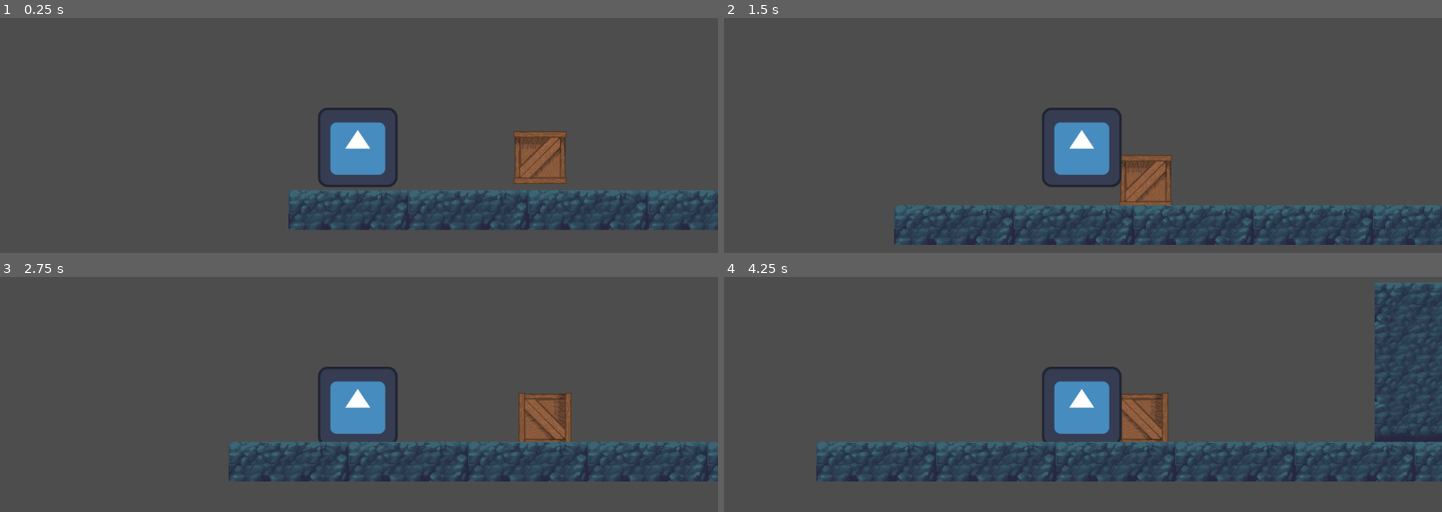
Above: before the commit, frames 1-4 (two rows, left to right).
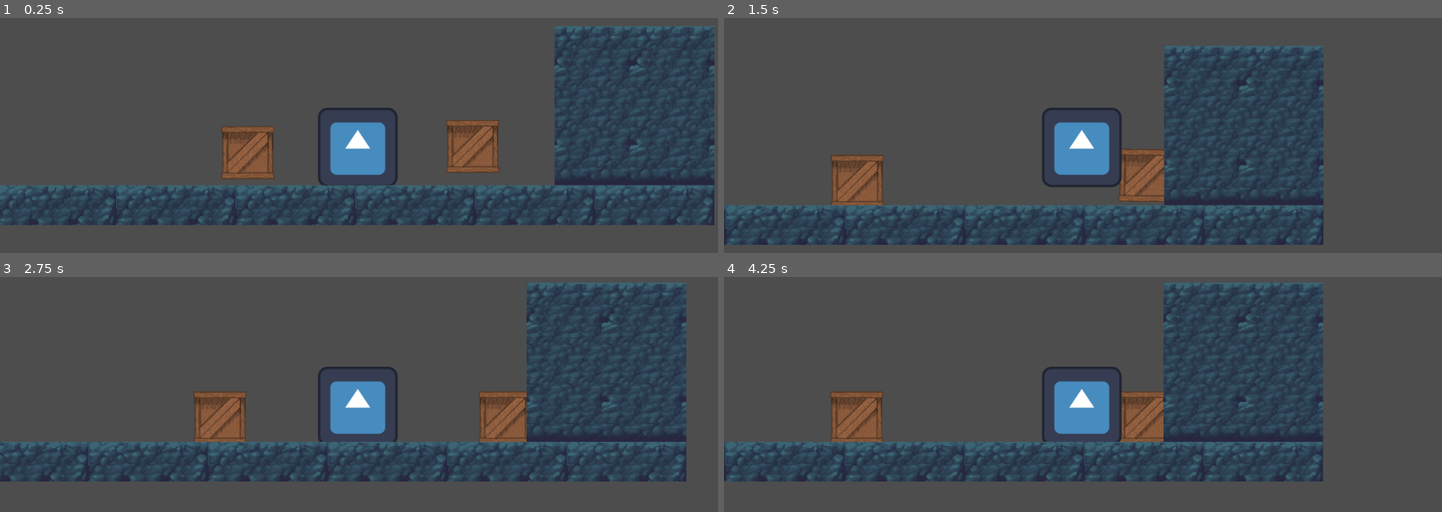
Above: after the commit, the same moments.

Repository: maxiking445/BJS-2025
Game: Godot game, scene res://World.tscn
Same seed, same stepped clock (60 frames per second), same inputs: the game is played once before the commit and once after it. The engine's default icon, where the game draws it, is replaced by a stand-in: a white triangle on a blue panel in a dark square.
Inputs:
- Up to frame 1 (0.25 s): no input
- Up to frame 2 (1.5 s): hold D (RIGHT) from 0.53 s (still down); tap Ctrl (PULL, bound only after the commit) at 0.6, 1.35 s; tap Space (JUMP) at 0.77 s
- Up to frame 3 (2.75 s): tap Space (JUMP) at 1.52 s; release D (RIGHT) at 2.03 s; hold A (LEFT) from 2.03 s (still down); tap Ctrl (PULL, bound only after the commit) at 2.1 s
- Up to frame 4 (4.25 s): release A (LEFT) at 2.78 s; hold D (RIGHT) from 2.78 s (still down); tap Ctrl (PULL, bound only after the commit) at 2.85, 3.6 s; tap Space (JUMP) at 3.02, 3.77 s

The runs differ from the first frame. In frame 1, 30% of the frame differs, in the area x 0-100%, y 3-91%; in frame 2, 25%; in frame 3, 25%; in frame 4, 29%.

Commit message:
add pull ability

Diff:
--- a/bjs-2025/World.tscn
+++ b/bjs-2025/World.tscn
@@ -7,6 +7,7 @@
 [sub_resource type="TileSetAtlasSource" id="TileSetAtlasSource_c6gwx"]
 texture = ExtResource("1_c6gwx")
 texture_region_size = Vector2i(64, 64)
+use_texture_padding = false
 0:0/0 = 0
 0:0/0/physics_layer_0/polygon_0/points = PackedVector2Array(-32, -32, 32, -32, 32, 32, -32, 32)
 1:0/0 = 0
@@ -104,7 +105,8 @@
 
 [sub_resource type="TileSet" id="TileSet_2dftf"]
 tile_size = Vector2i(64, 64)
-physics_layer_0/collision_layer = 1
+physics_layer_0/collision_layer = 4
+physics_layer_0/collision_mask = 3
 sources/0 = SubResource("TileSetAtlasSource_c6gwx")
 
 [node name="World" type="Node2D"]
@@ -112,8 +114,11 @@
 [node name="Crate" parent="." instance=ExtResource("1_bcbcq")]
 position = Vector2(361, 453)
 
+[node name="Crate2" parent="." instance=ExtResource("1_bcbcq")]
+position = Vector2(722, 443)
+
 [node name="Character" parent="." instance=ExtResource("1_2dftf")]
-position = Vector2(113, 470)
+position = Vector2(582, 478)
 
 [node name="Camera2D" type="Camera2D" parent="Character"]
 offset = Vector2(0, -150)
--- a/bjs-2025/character/character.gd
+++ b/bjs-2025/character/character.gd
@@ -1,4 +1,6 @@
 extends CharacterBody2D
+
+enum FACE {RIGHT, LEFT}
 
 @export var speed: float = 200
 @export var gravity := 1000.0
@@ -7,19 +9,54 @@
 var direction = Vector2.ZERO
 var pushForce = 1000
 
+var inPullMode: bool
+var attachedObject: RigidBody2D
+var pullArea: Area2D = null
+var pullpoint: Marker2D = null
+var currentFace: FACE = FACE.RIGHT
 
 func _physics_process(delta):
 	var x_direction := 0
 	if Input.is_action_pressed("LEFT"):
 		x_direction = -1
+		currentFace =  FACE.LEFT
 	elif Input.is_action_pressed("RIGHT"):
 		x_direction = 1
+		currentFace =  FACE.RIGHT
 	else:
 		x_direction = 0
 
 	velocity.x = x_direction * speed
 
+	handleJump(delta)
 
+	move_and_slide()
+	if Input.is_action_just_pressed("PULL"):
+		if inPullMode:
+			inPullMode = false
+		else:
+			inPullMode = true
+			if currentFace == FACE.RIGHT:
+				pullArea = $RightArea
+				pullpoint = $RightPullPoint
+				setPullObject()
+			else:
+				pullArea = $LeftArea
+				pullpoint = $LeftPullPoint
+				setPullObject()
+
+	if inPullMode:
+		var target_x = pullpoint.global_position.x
+		var current_pos = attachedObject.global_position
+		attachedObject.global_position.x = move_toward(current_pos.x, target_x, 300 * delta)
+
+	else:
+		for i in get_slide_collision_count():
+			var collision = get_slide_collision(i)
+			if collision.get_collider() is RigidBody2D:
+					collision.get_collider().apply_central_impulse(-collision.get_normal() * pushForce)
+
+func handleJump(delta):
 	if not is_on_floor():
 		velocity.y += gravity * delta
 		velocity.y = min(velocity.y, max_fall_speed)
@@ -29,9 +66,19 @@
 		else:
 			velocity.y = 0
 
-	move_and_slide()
+func setPullObject():
+	if getPullObject():
+		attachedObject = getPullObject()
+	else:
+		inPullMode = false
 
-	for i in get_slide_collision_count():
-		var collision = get_slide_collision(i)
-		if collision.get_collider() is RigidBody2D:
-			collision.get_collider().apply_central_impulse(-collision.get_normal() * pushForce)
+func getPullObject()-> Node2D:
+	if isAreaCollidingWithCrate(pullArea):
+			var bodies:  Array[Node2D] = pullArea.get_overlapping_bodies()
+			for body in bodies:
+				if body is RigidBody2D:
+					return body
+	return null
+
+func isAreaCollidingWithCrate(area: Area2D) -> bool:
+	return area.has_overlapping_bodies()
--- a/bjs-2025/character/character.tscn
+++ b/bjs-2025/character/character.tscn
@@ -6,8 +6,14 @@
 [sub_resource type="RectangleShape2D" id="RectangleShape2D_yf0e5"]
 size = Vector2(114, 116)
 
+[sub_resource type="RectangleShape2D" id="RectangleShape2D_1l1n4"]
+size = Vector2(57, 124)
+
+[sub_resource type="RectangleShape2D" id="RectangleShape2D_ugqs2"]
+size = Vector2(74, 123)
+
 [node name="Character" type="CharacterBody2D"]
-collision_mask = 3
+collision_mask = 7
 script = ExtResource("1_1l1n4")
 
 [node name="TextureRect" type="TextureRect" parent="."]
@@ -20,3 +26,23 @@
 [node name="CollisionShape2D" type="CollisionShape2D" parent="."]
 position = Vector2(-1, 3)
 shape = SubResource("RectangleShape2D_yf0e5")
+
+[node name="RightArea" type="Area2D" parent="."]
+collision_mask = 2
+
+[node name="CollisionShape2D" type="CollisionShape2D" parent="RightArea"]
+position = Vector2(56.5, 3)
+shape = SubResource("RectangleShape2D_1l1n4")
+
+[node name="LeftArea" type="Area2D" parent="."]
+collision_mask = 2
+
+[node name="CollisionShape2D" type="CollisionShape2D" parent="LeftArea"]
+position = Vector2(-52, 2.5)
+shape = SubResource("RectangleShape2D_ugqs2")
+
+[node name="RightPullPoint" type="Marker2D" parent="."]
+position = Vector2(78, -8)
+
+[node name="LeftPullPoint" type="Marker2D" parent="."]
+position = Vector2(-92, -5)
--- a/bjs-2025/objects/crate.tscn
+++ b/bjs-2025/objects/crate.tscn
@@ -7,8 +7,8 @@
 
 [node name="Crate" type="RigidBody2D"]
 collision_layer = 2
-collision_mask = 3
-mass = 50.0
+collision_mask = 7
+mass = 10.0
 
 [node name="TextureRect" type="TextureRect" parent="."]
 offset_right = 85.0
--- a/bjs-2025/project.godot
+++ b/bjs-2025/project.godot
@@ -36,11 +36,17 @@
 "events": [Object(InputEventKey,"resource_local_to_scene":false,"resource_name":"","device":-1,"window_id":0,"alt_press …(191 unchanged characters)…
 ]
 }
+PULL={
+"deadzone": 0.2,
+"events": [Object(InputEventKey,"resource_local_to_scene":false,"resource_name":"","device":-1,"window_id":0,"alt_pressed":false,"shift_pressed":false,"ctrl_pressed":false,"meta_pressed":false,"pressed":false,"keycode":0,"physical_keycode":4194326,"key_label":0,"unicode":0,"location":0,"echo":false,"script":null)
+]
+}
 
 [layer_names]
 
 2d_physics/layer_1="character"
 2d_physics/layer_2="items"
+2d_physics/layer_3="welt"
 
 [rendering]
 
Not shown: 1 places in bjs-2025/character/character.tscn that only renumber resources
